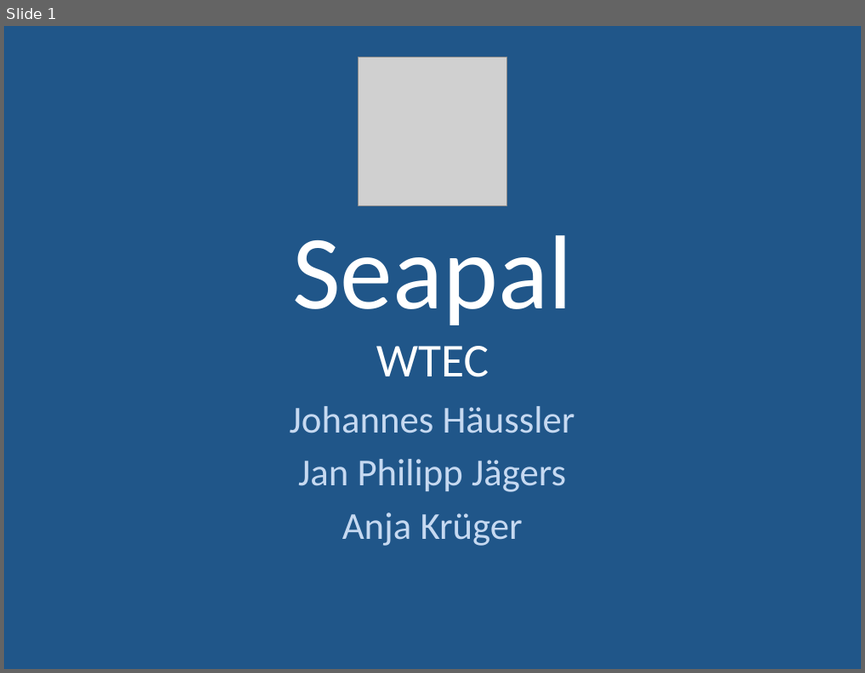
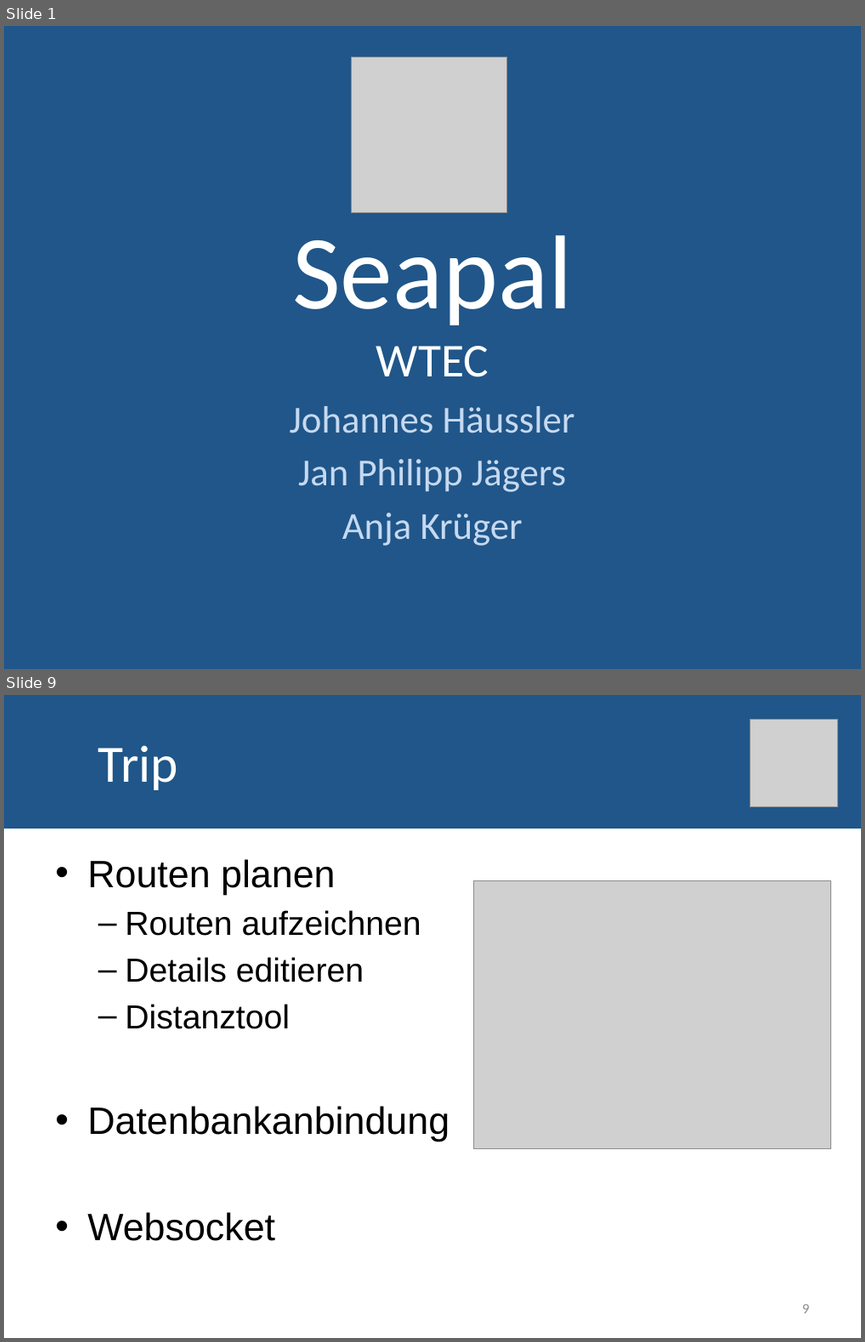
Before and after one commit to JoHae/htwg.seapal.akjjjh, a slide deck: docs/Seapal_Praesi.pptx. Shown one above the other, each under a label of ours: slide 1 before the commit, slides 1 and 9 after it; the slides between them are not shown. The pictures are 865x673 and 865x1342 pixels, drawn with LibreOffice and Linux fonts; fonts in the diff are those of the drawing; grey boxes stand for pictures. Boxes give left, top, right and bottom in pixels: in the first picture for what was removed or moved away, otherwise in the second. Text is boxed around its words. In the diff, an @@ line names an element or a change of style, - is before the commit and + after.

```diff
--- a/docs/Seapal_Praesi.pptx
+++ b/docs/Seapal_Praesi.pptx
@@ slide 9 added at bbox=[4, 695, 861, 1338], background #FFFFFF @@
@@ rectangle added at bbox=[4, 695, 861, 828], fill #205689, outline #205689 0.75 pt, 44 pt, text #FFFFFF @@
+Trip
@@ picture added at bbox=[749, 720, 837, 807] @@
@@ text added at bbox=[87, 859, 449, 1241], 28 pt, text #000000 @@
+• Routen planen
+  – Routen aufzeichnen
+  – Details editieren
+  – Distanztool
+• Datenbankanbindung
+• Websocket
@@ picture added at bbox=[473, 881, 831, 1148] @@
@@ page number added at bbox=[802, 1304, 809, 1313], 12 pt, text #8C8C8C @@
+9
@@ slide 1 changed as well @@
@@ picture: place and size @@
-picture at bbox=[358, 57, 506, 205]
+picture at bbox=[352, 57, 507, 212]
```
Also in this commit, not shown: 9 other slides added, 1 slide removed, 2 other files.
